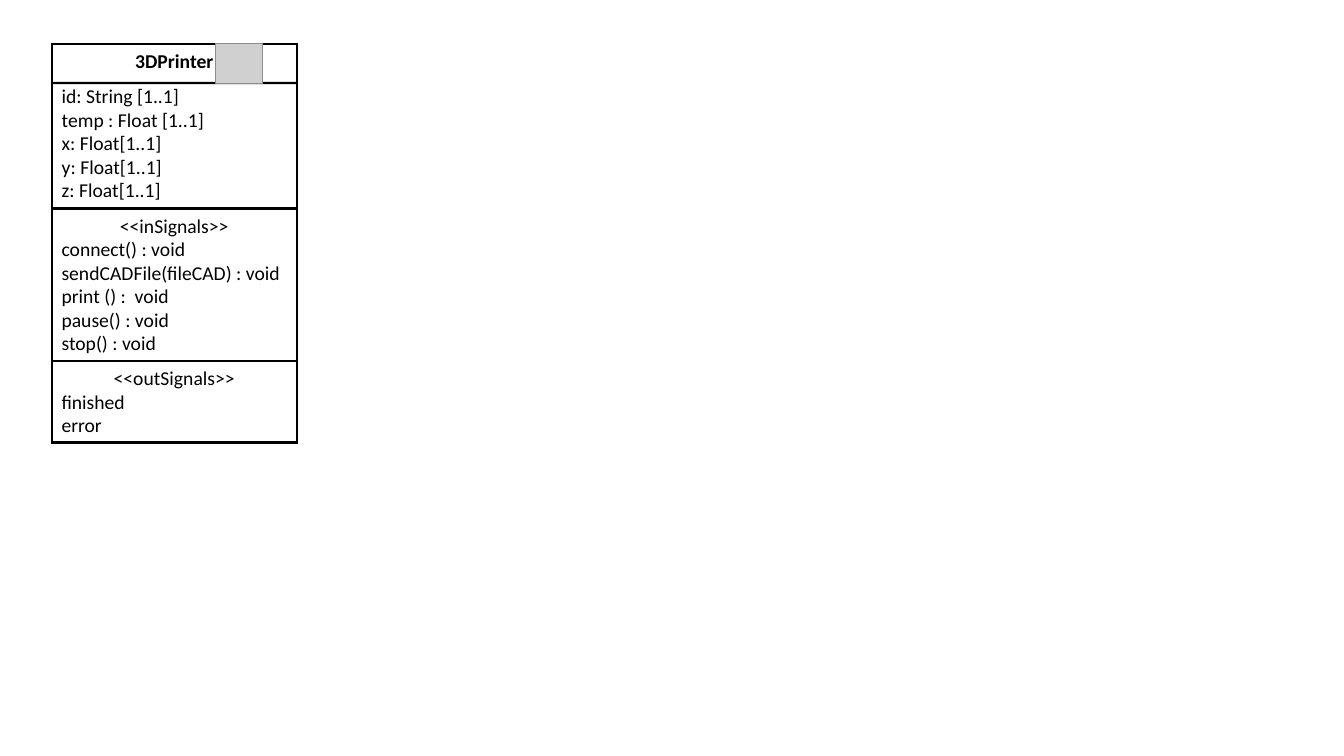
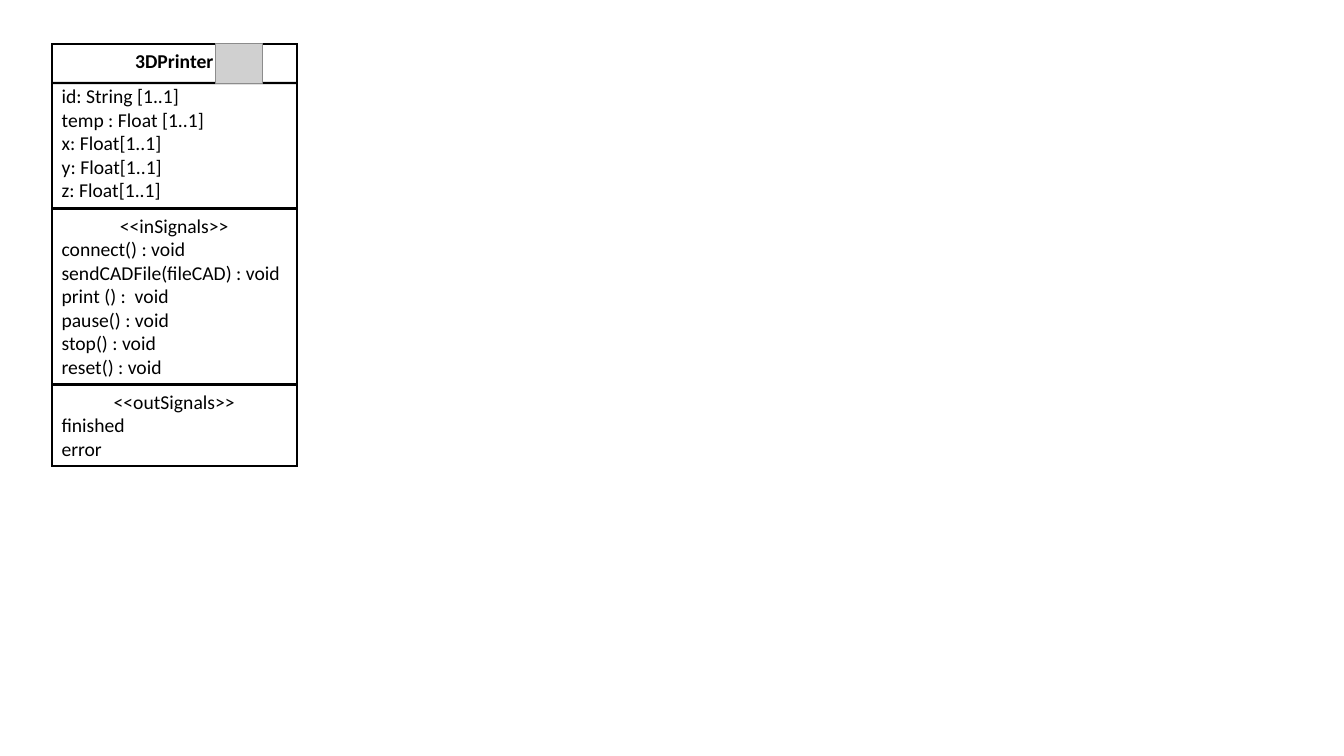
Before and after one commit to cdl-mint/at-journal, a slide deck: slide 6 of figures/2022_AT_Figures.pptx. Drawn at 1344x756 pixels with LibreOffice and Linux fonts; fonts in the diff are those of the drawing; grey boxes stand for pictures. Boxes give left, top, right and bottom in pixels: in the first picture for what was removed or moved away, otherwise in the second. Text is boxed around its words. In the diff, an @@ line names an element or a change of style, - is before the commit and + after.

```diff
--- a/figures/2022_AT_Figures.pptx
+++ b/figures/2022_AT_Figures.pptx
@@ rectangle "<<inSignals>>": place and size @@
-rectangle "<<inSignals>>" at (51, 209, 296, 361)
+rectangle "<<inSignals>>" at (51, 209, 296, 385)
@@ rectangle "<<outSignals>>": place and size @@
-rectangle "<<outSignals>>" at (51, 361, 296, 443)
+rectangle "<<outSignals>>" at (51, 385, 296, 467)
@@ text in rectangle at (62, 360, 162, 377): paragraph added @@
+reset() : void
```
Also in this commit, not shown: 1 other slide changed.
